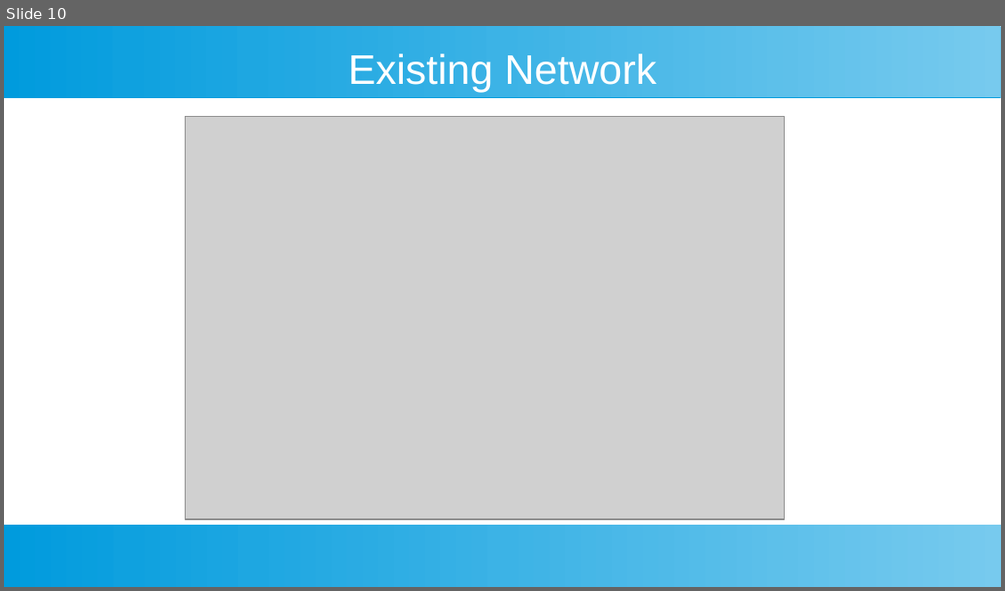
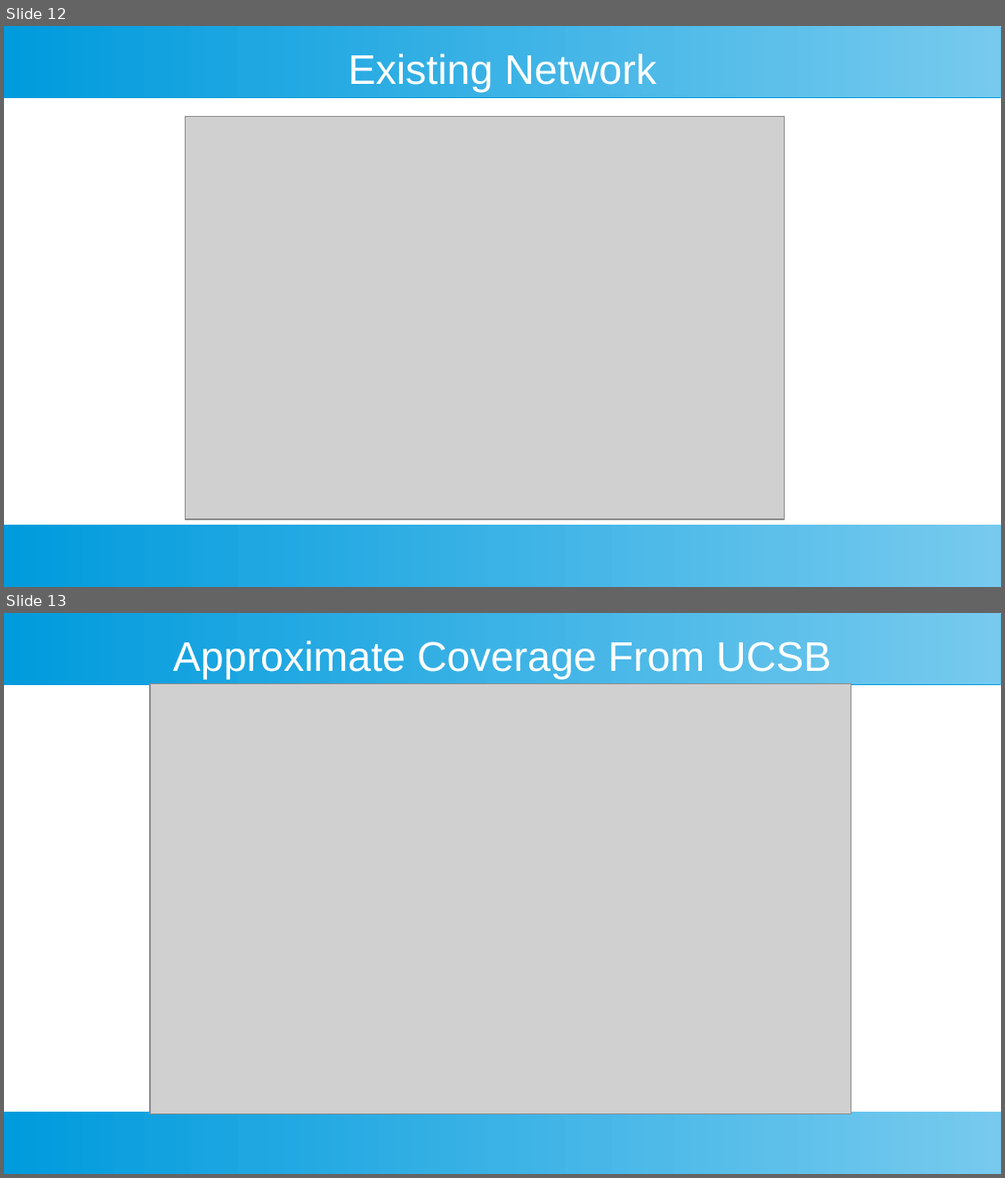
Before and after one commit to slapplebags/meshtastic-presentation, a slide deck: meshtestic presentation.odp. Shown one above the other, each under a label of ours: slide 10 before the commit, slides 12 and 13 after it. The pictures are 1005x591 and 1005x1178 pixels, drawn with LibreOffice and Linux fonts; fonts in the diff are those of the drawing; grey boxes stand for pictures. Boxes give left, top, right and bottom in pixels: in the first picture for what was removed or moved away, otherwise in the second. Text is boxed around its words. In the diff, an @@ line names an element or a change of style, - is before the commit and + after.

```diff
--- a/meshtestic presentation.odp
+++ b/meshtestic presentation.odp
@@ slide 13 added at box(4, 613, 1001, 1174), background #FFFFFF; not listed: 2 template elements that a slide beside it also shows @@
@@ title added at box(173, 641, 831, 679), 33 pt, text #FFFFFF @@
+Approximate Coverage From UCSB
@@ picture added at box(150, 684, 850, 1114) @@
@@ what was slide 10 is now slide 12 @@
```
Also in this commit, not shown: 5 slides changed, 4 other slides added, 1 slide removed.
